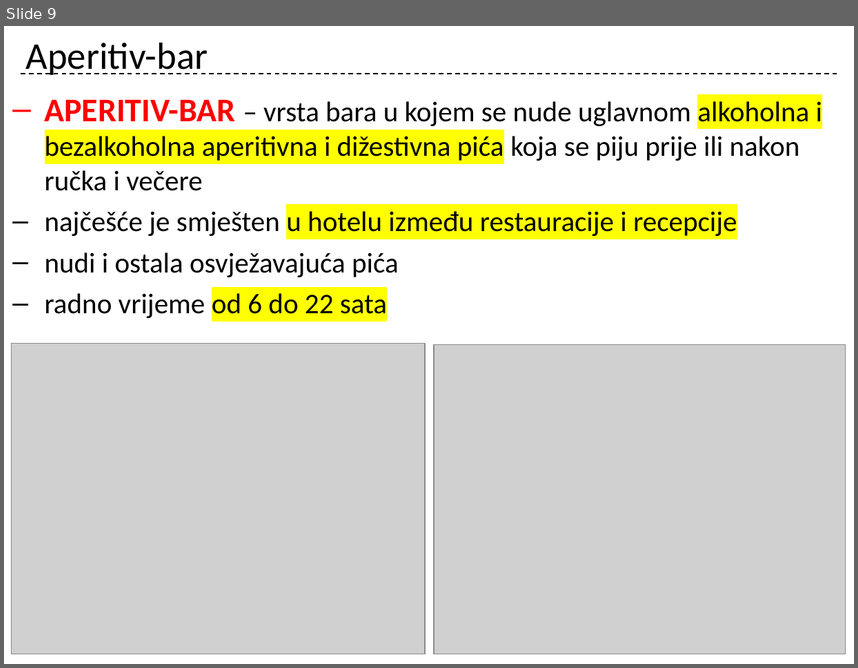
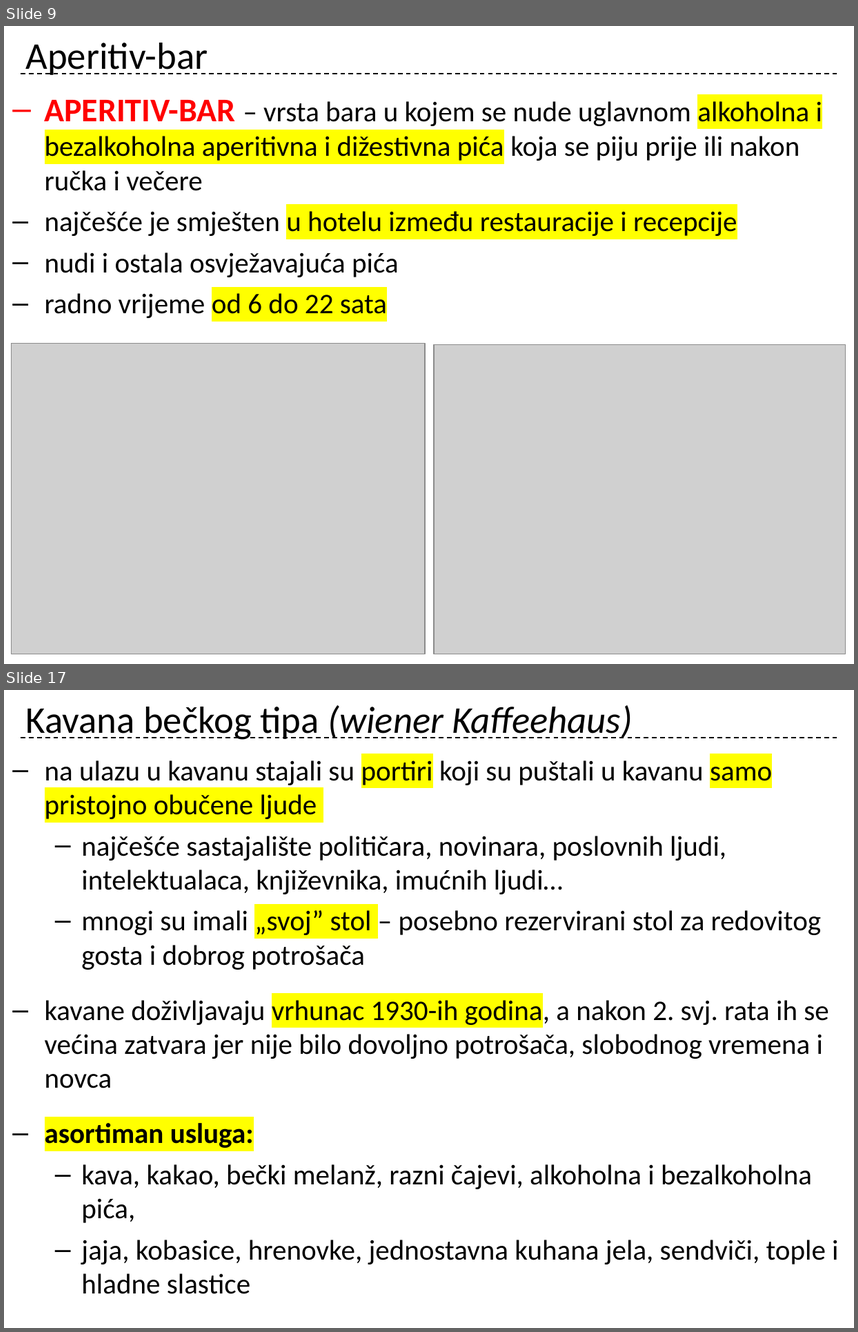
Before and after one commit to cornx/print, a slide deck: data/prezentacije/organizacija/005_Podjela_ugostiteljstva.pptx. Shown one above the other, each under a label of ours: slide 9 before the commit, slides 9 and 17 after it; the slides between them are not shown. The pictures are 858x668 and 858x1332 pixels, drawn with LibreOffice and Linux fonts; fonts in the diff are those of the drawing; grey boxes stand for pictures. Boxes give left, top, right and bottom in pixels: in the first picture for what was removed or moved away, otherwise in the second. Text is boxed around its words. In the diff, an @@ line names an element or a change of style, - is before the commit and + after.

```diff
--- a/data/prezentacije/organizacija/005_Podjela_ugostiteljstva.pptx
+++ b/data/prezentacije/organizacija/005_Podjela_ugostiteljstva.pptx
@@ slide 17 added at (x1=4, y1=690, x2=854, y2=1328), background #FFFFFF; not listed: 1 template element that a slide beside it also shows @@
@@ title added at (x1=26, y1=705, x2=633, y2=740), 32 pt, text #000000, italic @@
+Kavana bečkog tipa (wiener Kaffeehaus)
@@ text added at (x1=45, y1=760, x2=838, y2=1294), 24 pt, text #000000 @@
+– na ulazu u kavanu stajali su portiri koji su puštali u kavanu samo pristojno obučene ljude
+  – najčešće sastajalište političara, novinara, poslovnih ljudi, intelektualaca, književnika, imućnih ljudi…
+  – mnogi su imali „svoj” stol – posebno rezervirani stol za redovitog gosta i dobrog potrošača
+– kavane doživljavaju vrhunac 1930-ih godina, a nakon 2. svj. rata ih se većina zatvara jer nije bilo dovoljno potrošača, slobodnog vremena i novca
+– asortiman usluga:
+  – kava, kakao, bečki melanž, razni čajevi, alkoholna i bezalkoholna pića,
+  – jaja, kobasice, hrenovke, jednostavna kuhana jela, sendviči, tople i hladne slastice
```
Also in this commit, not shown: 3 slides changed, 9 other slides added, 1 slide removed.
